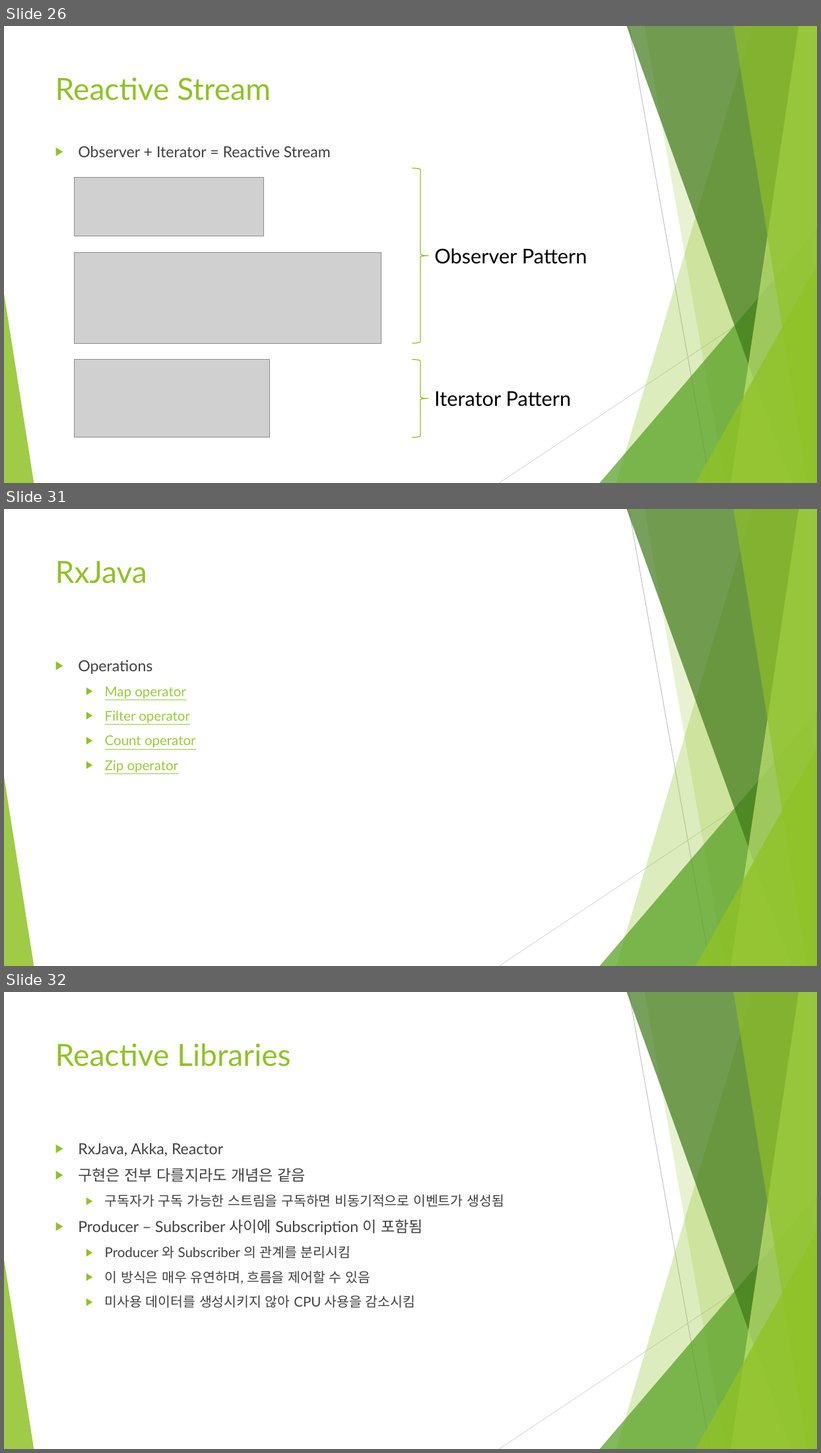
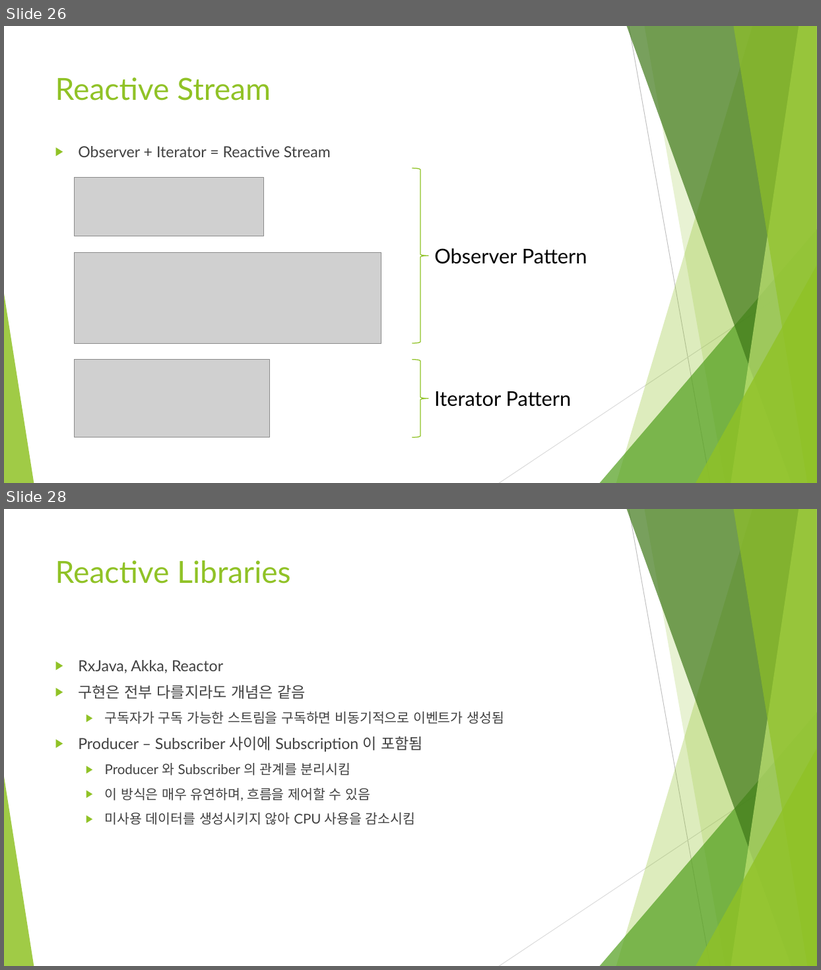
Before and after one commit to kariyan/reactive, a slide deck: docs/ReactiveProgramming_1st.pptx. Shown one above the other, each under a label of ours: slides 26, 31 and 32 before the commit, slides 26 and 28 after it; the slides between them are not shown. The pictures are 821x1453 and 821x970 pixels, drawn with LibreOffice and Linux fonts; fonts in the diff are those of the drawing; grey boxes stand for pictures. Boxes give left, top, right and bottom in pixels: in the first picture for what was removed or moved away, otherwise in the second. Text is boxed around its words. In the diff, an @@ line names an element or a change of style, - is before the commit and + after.

```diff
--- a/docs/ReactiveProgramming_1st.pptx
+++ b/docs/ReactiveProgramming_1st.pptx
@@ slide 31 removed at (4, 509, 817, 966), background #FFFFFF; not listed: 10 template elements that a slide beside it also shows @@
@@ title removed at (55, 561, 147, 584) @@
-RxJava
@@ text removed at (78, 660, 196, 773) @@
-▶ Operations
-  ▶ Map operator
-  ▶ Filter operator
-  ▶ Count operator
-  ▶ Zip operator
@@ what was slide 32 is now slide 28 @@
```
Also in this commit, not shown: 7 slides changed, 1 slide added, 4 other slides removed, 1 other file.
